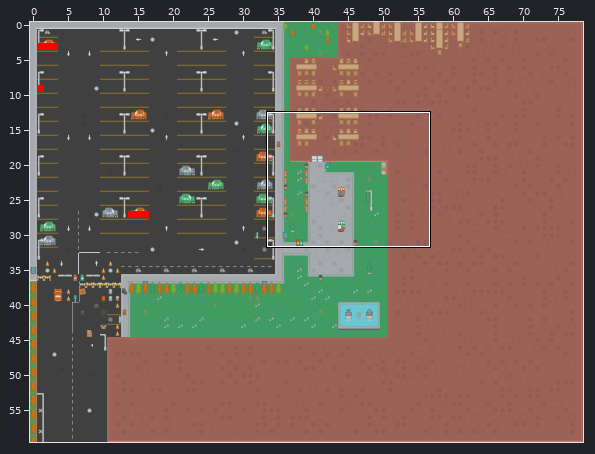
One commit to this Tiled map: app/assets/MapLib.tmx. Above: a wide view before the commit, with the close-up outlined.
Close-up. Before the edit:
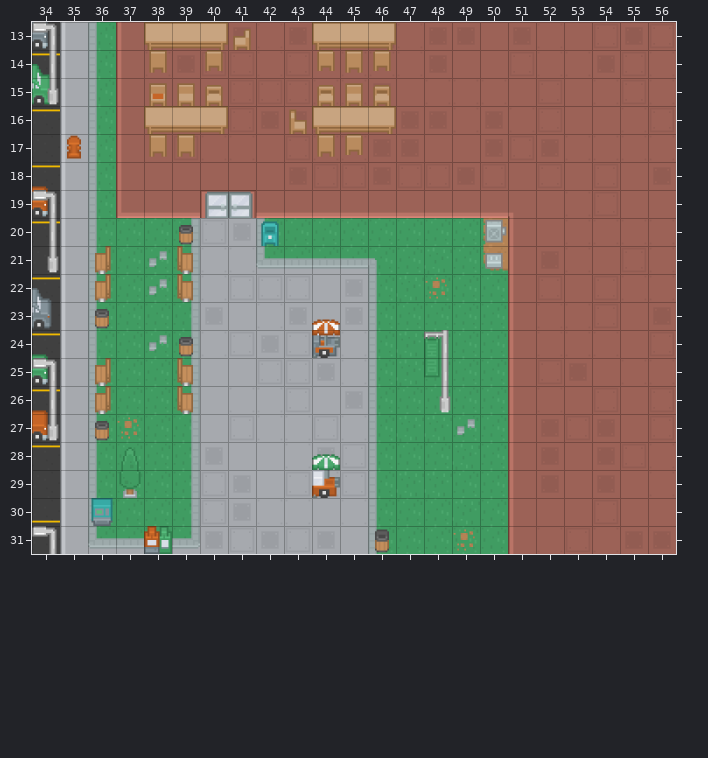
Cells are 64x64 px. Shown: x 34..56, y 13..31. The commit also changed other parts of the map, which this record leaves out.
Now the later version:
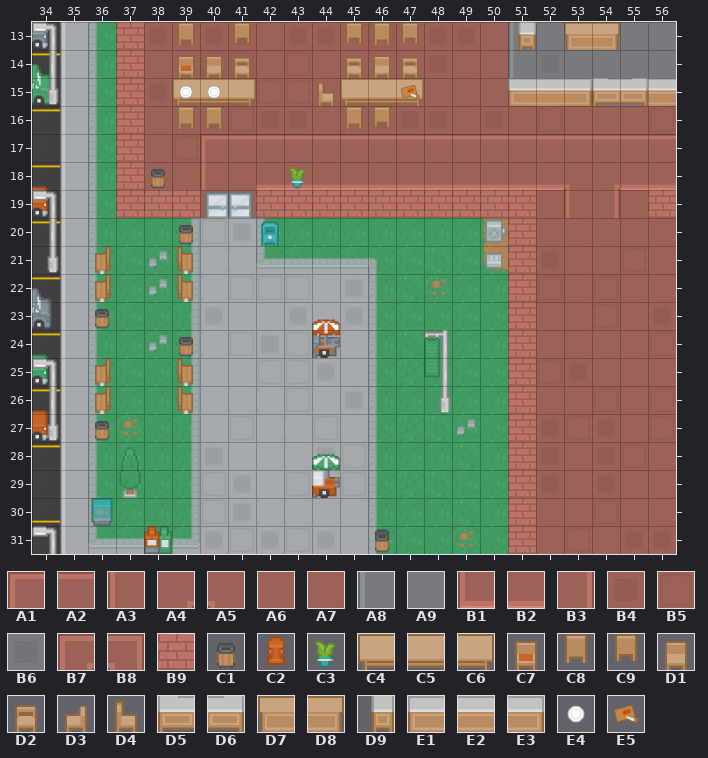
Key: from "City": A1 0, A2 2, A3 3, A4 4, A5 5, A6 6, A7 7, A8 11, A9 14, B1 37, B2 39, B3 40, B4 43, B5 44, B6 51, B7 78, B8 79, B9 187, C1 499, C2 533; from "Indoor": C3 17, C4 26, C5 27, C6 28, C7 52, C8 53, C9 79, D1 104, D2 130, D3 133, D4 158, D5 324, D6 325, D7 352, D8 353, D9 375, E1 424, E2 425, E3 426; from "Shooter": E4 213, E5 267.
__ is an empty cell, ## one hidden under a higher layer.
Tiles replaced or removed in this view: A3, A5, A6, A7, B1, B2, B4, B5, B7, B8, C2, C4, C5, C6, C7, C8, C9, D1, D2, D3, D4.
Tiles of an added or newly shown layer are drawn over the layers below it.
Change:
Changed rows in their new state; .. is an unchanged cell.
Layer "Ground":
first column x 37:
13 B9 .. .. .. .. .. .. .. .. .. .. .. .. .. A8 A9 A9 A9 A9 A9
14 B9 .. .. .. .. .. .. .. .. .. .. .. .. .. A8 B6 A9 A9 A9 A9
15 B9 .. .. .. .. .. .. .. .. .. .. .. .. .. ## ## ## A9 A9 ##
16 B9 .. .. .. .. .. .. .. .. .. .. .. .. .. .. .. .. .. .. ..
17 B9 .. .. A1 A2 A2 A2 A2 A2 A2 A2 A2 A2 A2 A2 A2 A2 A2 A2 A2
18 B9 .. .. A3 .. B2 B2 B2 B2 B2 B2 B2 B2 B2 B2 B2 A5 A4 B2 B2
19 B9 B9 B9 A6 A6 B9 B9 B9 B9 B9 B9 B9 B9 B9 B9 .. A3 B3 .. B9
20 .. .. .. .. .. .. .. .. .. .. .. .. .. .. B9 .. .. .. .. ..
21 .. .. .. .. .. .. .. .. .. .. .. .. .. .. B9 .. .. .. .. ..
22 .. .. .. .. .. .. .. .. .. .. .. .. .. .. B9 .. .. .. .. ..
23 .. .. .. .. .. .. .. .. .. .. .. .. .. .. B9 .. .. .. .. ..
24 .. .. .. .. .. .. .. .. .. .. .. .. .. .. B9 .. .. .. .. ..
25 .. .. .. .. .. .. .. .. .. .. .. .. .. .. B9 .. .. .. .. ..
26 .. .. .. .. .. .. .. .. .. .. .. .. .. .. B9 .. .. .. .. ..
27 .. .. .. .. .. .. .. .. .. .. .. .. .. .. B9 .. .. .. .. ..
28 .. .. .. .. .. .. .. .. .. .. .. .. .. .. B9 .. .. .. .. ..
29 .. .. .. .. .. .. .. .. .. .. .. .. .. .. B9 .. .. .. .. ..
30 .. .. .. .. .. .. .. .. .. .. .. .. .. .. B9 .. .. .. .. ..
31 .. .. .. .. .. .. .. .. .. .. .. .. .. .. B9 .. .. .. .. ..
Layer "Roadmarker":
first column x 35:
17 __
Layer "Environment":
first column x 38:
18 C1
Layer "Tables":
first column x 38:
13 __ C8 __ C9 .. .. __ C9 C8 C9 .. .. .. D9 .. D7 D8 .. ..
14 __ C7 D1 D2 .. .. __ D2 D1 D2 .. .. .. .. .. .. .. .. ..
15 __ C4 C5 C6 .. .. D4 C4 C5 C6 .. .. .. E1 E2 E3 D5 D6 E2
16 __ C8 C8 .. .. __ __ C8 C9 .. .. .. .. .. .. .. .. .. ..
17 __ __ .. .. .. .. __ __ .. .. .. .. .. .. .. .. .. .. ..
Layer "Ontop" (added):
first column x 39:
15 E4 E4 .. .. .. .. .. .. E5
18 .. .. .. .. C3 .. .. .. ..
Boxes around the changes in both close-ups, in picture pixels (x1, y1, x2, y2):
changed: (116, 22, 676, 554)
removed: (67, 135, 81, 159)
